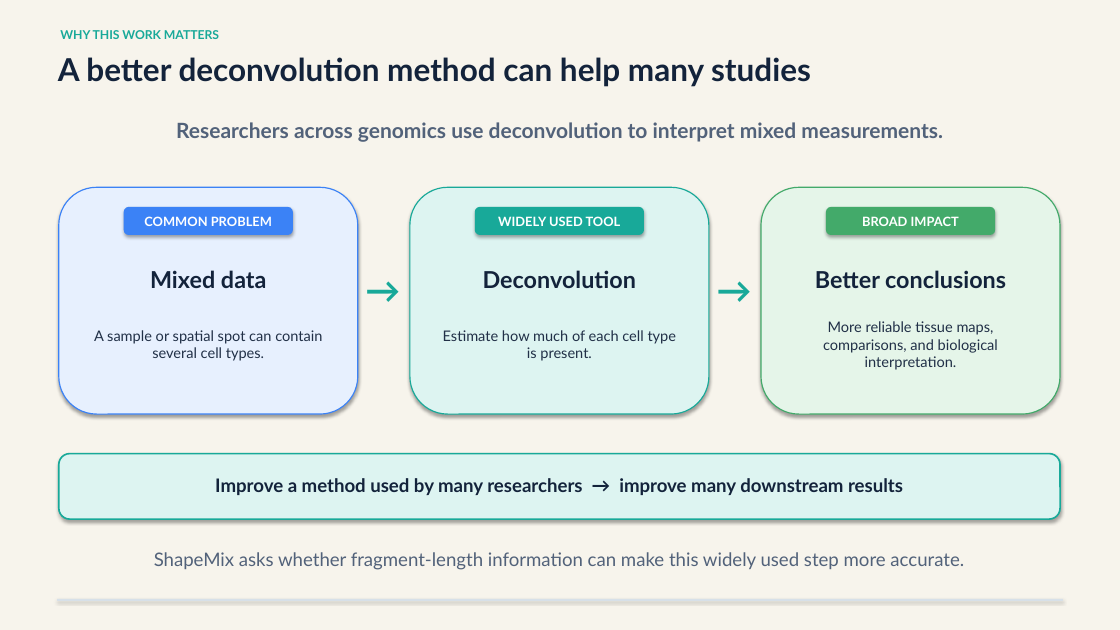
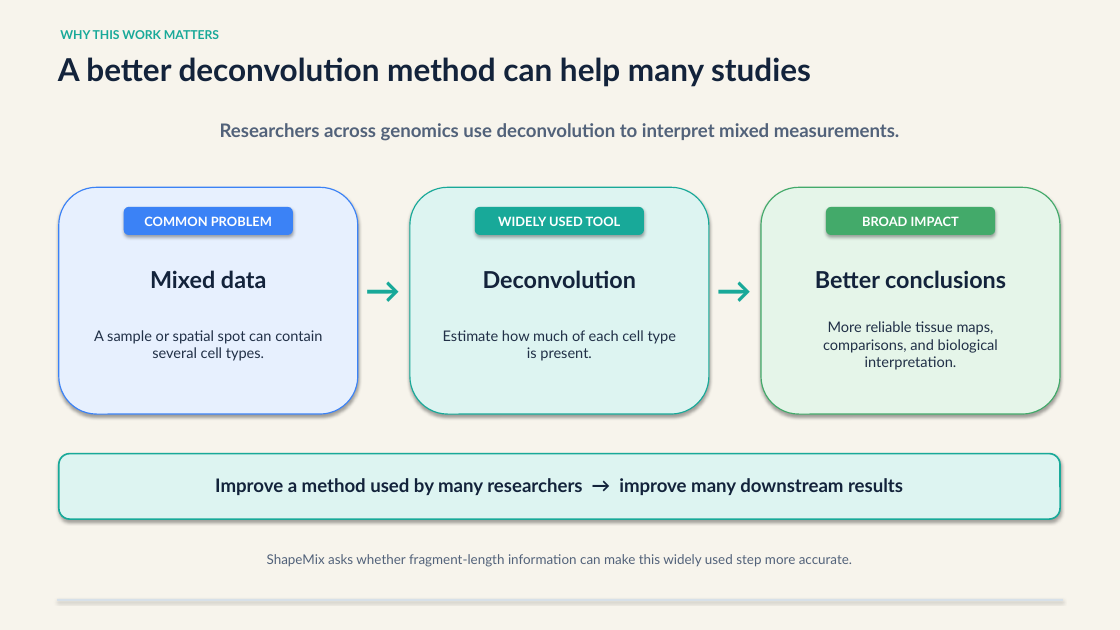
Before and after one commit to ericzhuang2010/deconvATAC, a slide deck: slide 7 of docs/ShapeMix/presentations/ShapeMix_High_School_Research_Deck.pptx. Drawn at 1120x630 pixels with LibreOffice and Linux fonts; fonts in the diff are those of the drawing. Boxes give left, top, right and bottom in pixels: in the first picture for what was removed or moved away, otherwise in the second. Text is boxed around its words. In the diff, an @@ line names an element or a change of style, - is before the commit and + after.

```diff
--- a/docs/ShapeMix/presentations/ShapeMix_High_School_Research_Deck.pptx
+++ b/docs/ShapeMix/presentations/ShapeMix_High_School_Research_Deck.pptx
@@ text "Researchers across genomics use deconvolution ..." at [220,123,900,141]: size 18 to 16 pt @@
@@ text "ShapeMix asks whether fragment-length information ..." at [267,554,852,567]: size 16 to 11.5 pt @@
```
Also in this commit, not shown: 10 other slides changed, 2 slides added, 1 slide removed, 3 other files.
